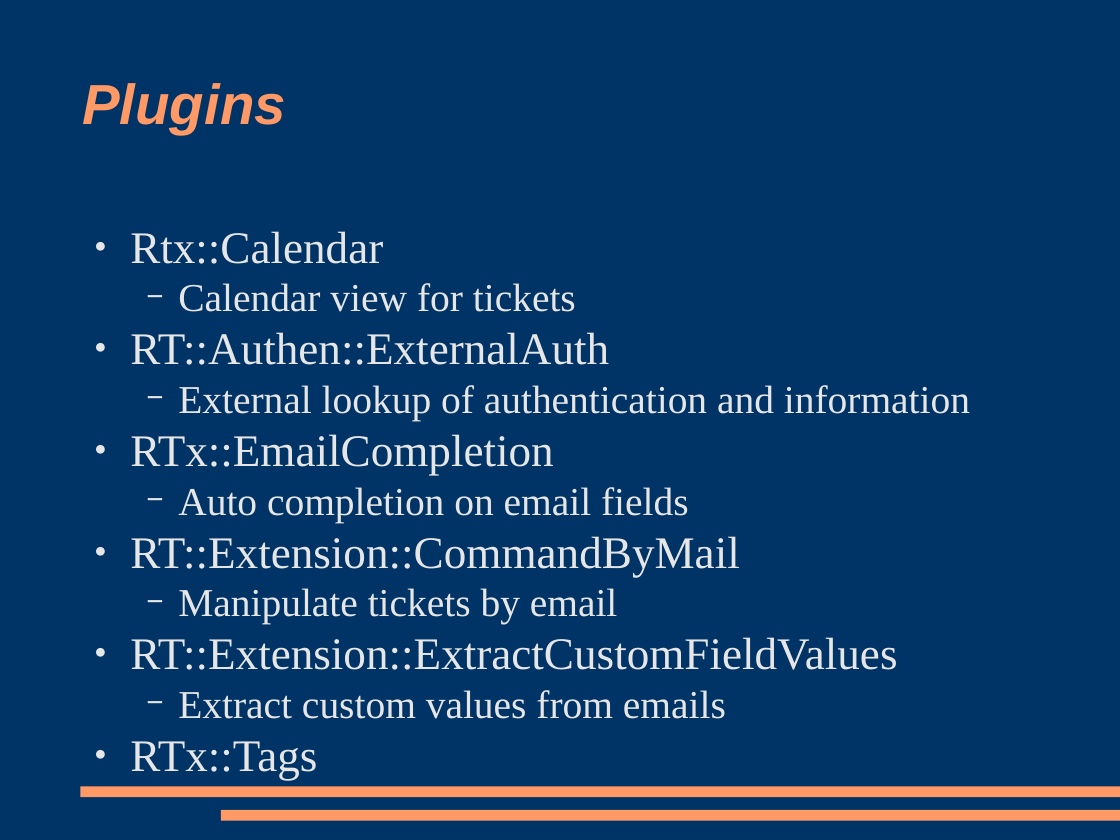
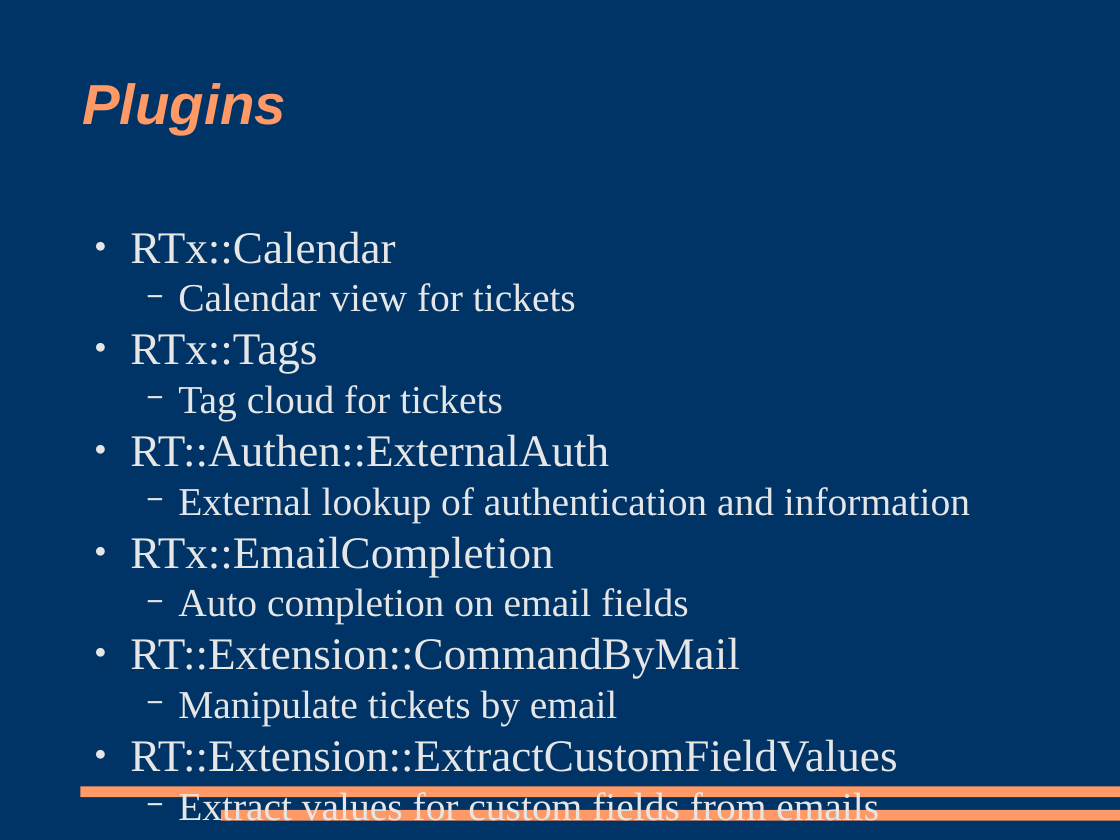
Before and after one commit to racke/Presentations, a slide deck: slide 11 of yapc2009/rt38.odp (slide 14 before the commit). Drawn at 1120x840 pixels with LibreOffice and Linux fonts; fonts in the diff are those of the drawing. Boxes give left, top, right and bottom in pixels: in the first picture for what was removed or moved away, otherwise in the second. Text is boxed around its words. In the diff, an @@ line names an element or a change of style, - is before the commit and + after.

```diff
--- a/yapc2009/rt38.odp
+++ b/yapc2009/rt38.odp
@@ text at [130,231,395,264]: text changed @@
-● Rtx::Calendar
+● RTx::Calendar
@@ text at [130,334,503,421]: paragraphs added @@
+● RTx::Tags
+  − Tag cloud for tickets
@@ text at [178,789,879,828]: text changed @@
-  − Extract custom values from emails
-● RTx::Tags
+  − Extract values for custom fields from emails
```
Also in this commit, not shown: 6 other slides changed, 5 slides added.
